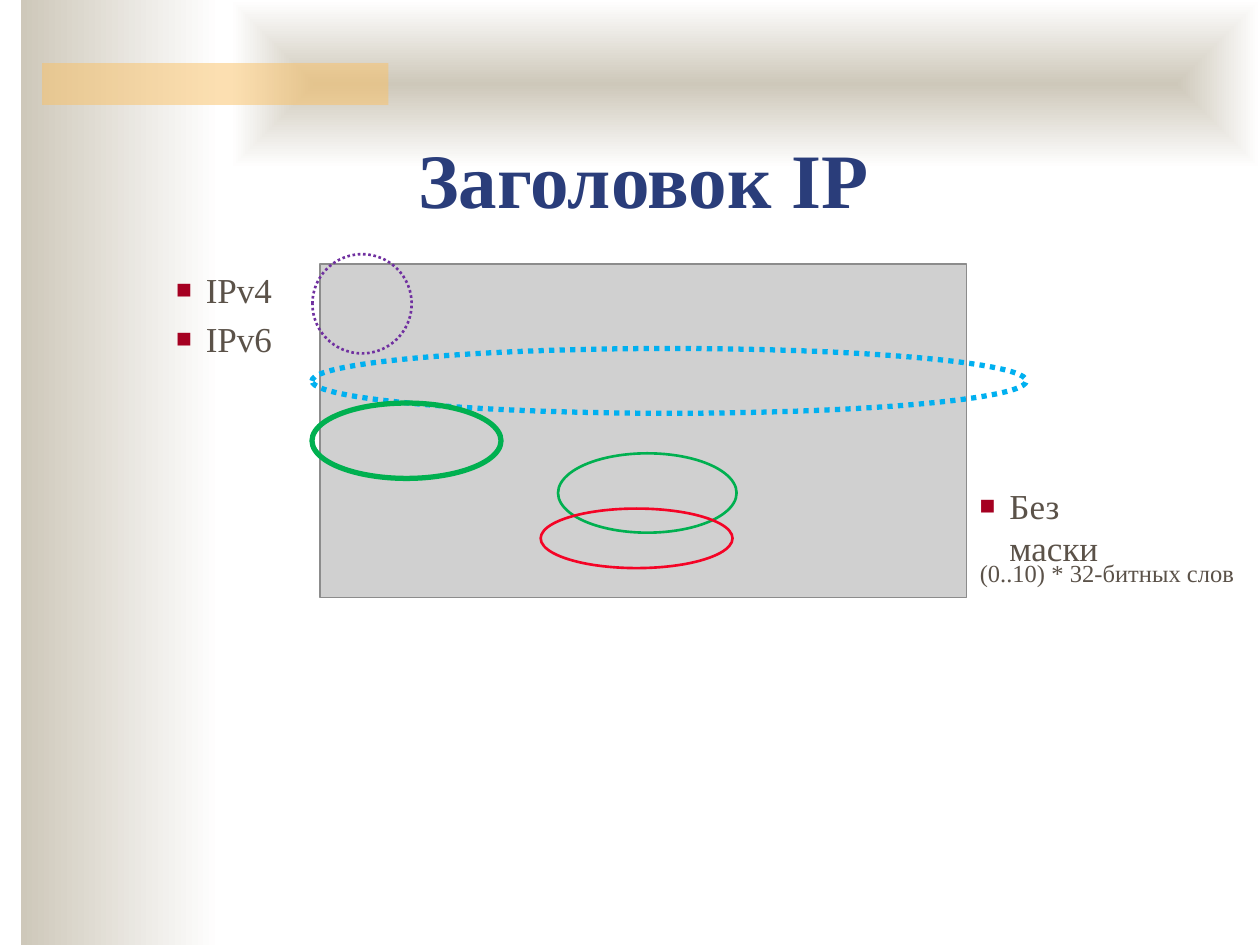
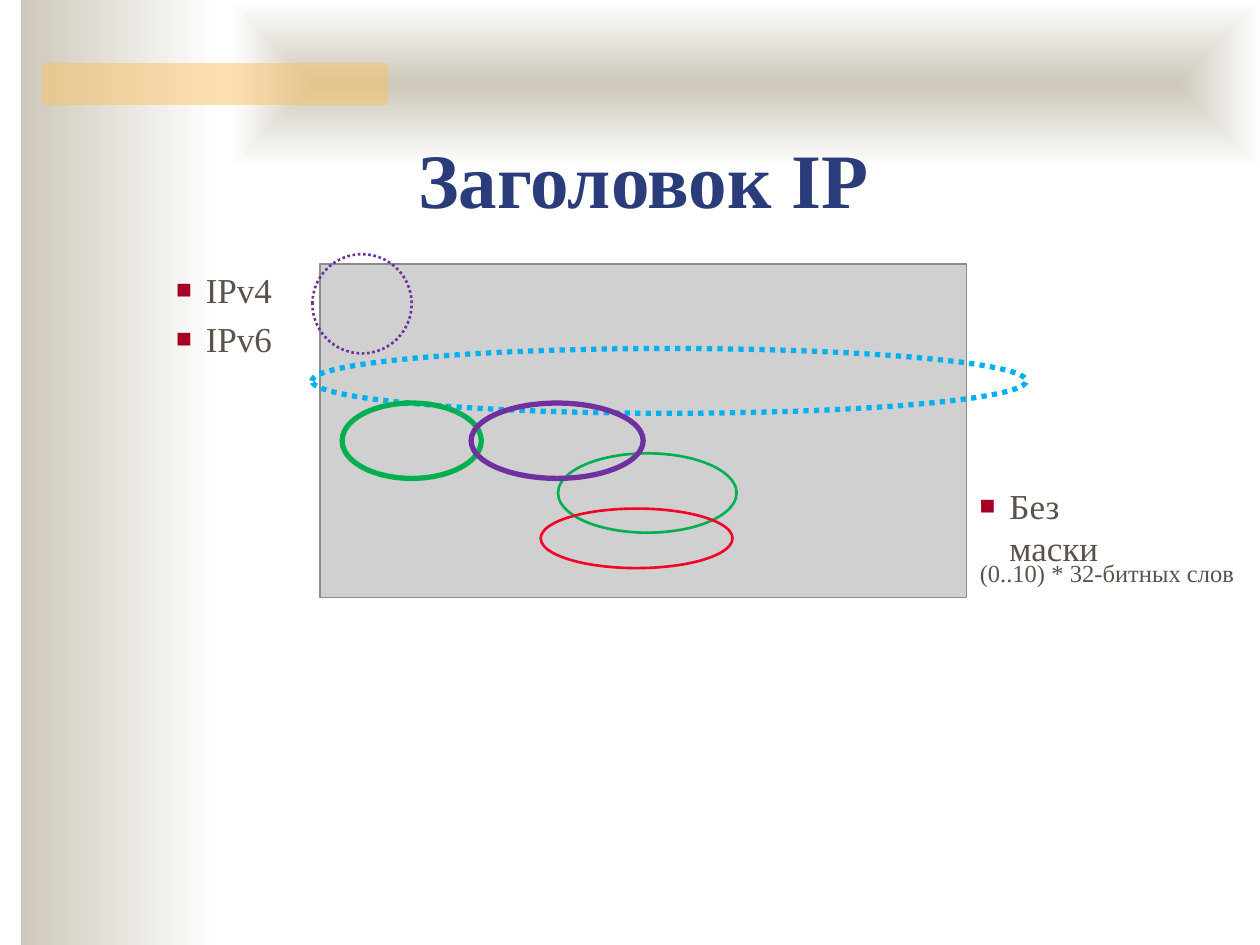
Before and after one commit to ukoloff/nets, a slide deck: slide 4 of lecture/11.pptx (slide 2 before the commit). Drawn at 1260x945 pixels with LibreOffice and Linux fonts; fonts in the diff are those of the drawing; grey boxes stand for pictures; background and template pictures are left out. Boxes give left, top, right and bottom in pixels: in the first picture for what was removed or moved away, otherwise in the second. Text is boxed around its words. In the diff, an @@ line names an element or a change of style, - is before the commit and + after.

Commit message:
UDP

```diff
--- a/lecture/11.pptx
+++ b/lecture/11.pptx
@@ ellipse: place and size @@
-ellipse at (312, 403, 501, 479)
+ellipse at (343, 403, 481, 479)
@@ ellipse added at (471, 403, 644, 479), outline #7030A0 3 pt @@
```
Also in this commit, not shown: 7 slides added.
